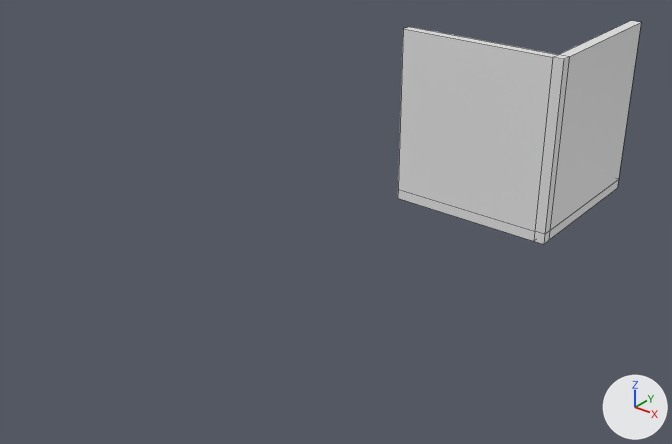
What one commit did to the Blender file Assets/Meshes/Corner.blend.
One viewpoint serves both versions: a 50 mm camera at (7.99, -17.44, 9.32) aimed at (-2.7, -4.08, 1.03). Every picture has the same lights, and +X, +Y and +Z are marked at lower right. Mesh edges are drawn as thin lines.

Before the edit, the objects in view are built like this:
```python
me_lod_a_corner = bpy.data.meshes.new('LOD_A_Corner')
me_lod_a_corner.from_pydata(...)  # 24 vertices, 22 faces; spans x -4.0..0.0, y 0.0..4.0, z -0.25..4.0
me_lod_a_corner.materials.append(mat_material)  # its picture is missing
ob_lod_a_corner = bpy.data.objects.new('LOD_A_Corner', me_lod_a_corner)
ob_lod_a_corner.location = (0.0, 0.0, 0.0)
```
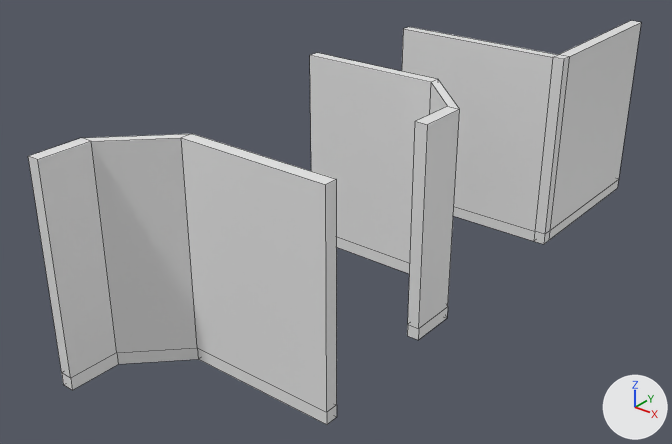
What the commit changed:
Mesh me_lod_a_rounded_corner_r is new.
It has 24 vertices, 22 faces and spans x 0.0..4.25, y -2.25..0.0, z -0.25..4.0.
Mesh me_lod_a_rounded_corner_l is new.
It has 24 vertices, 22 faces and spans x -4.25..0.0, y -2.25..0.0, z -0.25..4.0.
Object 'LOD_A_Rounded_Corner_R' (ob_lod_a_rounded_corner_r) is new; it shows me_lod_a_rounded_corner_r.
Its location is (0.0, -5.0, 0.0).
Its rotation in degrees is (0, 0, 184).
Object 'LOD_A_Rounded_Corner_L' (ob_lod_a_rounded_corner_l) is new; it shows me_lod_a_rounded_corner_l.
Its location is (-4.0, -10.0, 0.0).
Its rotation in degrees is (0, 0, 180).

Where the change shows, as pixel boxes (x1, y1, x2, y2) in the pictures (672 x 444 px):
'LOD_A_Rounded_Corner_L', added: after (28, 134, 337, 425)
'LOD_A_Rounded_Corner_R', added: after (310, 53, 460, 340)
